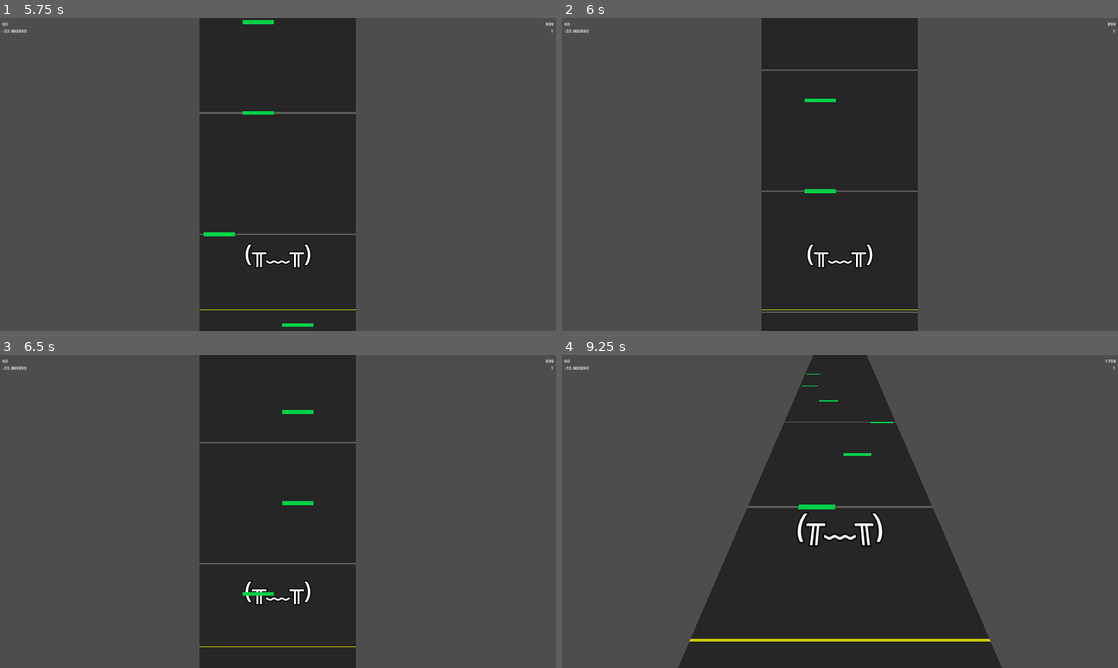
Above: before the commit, frames 1-4 (two rows, left to right).
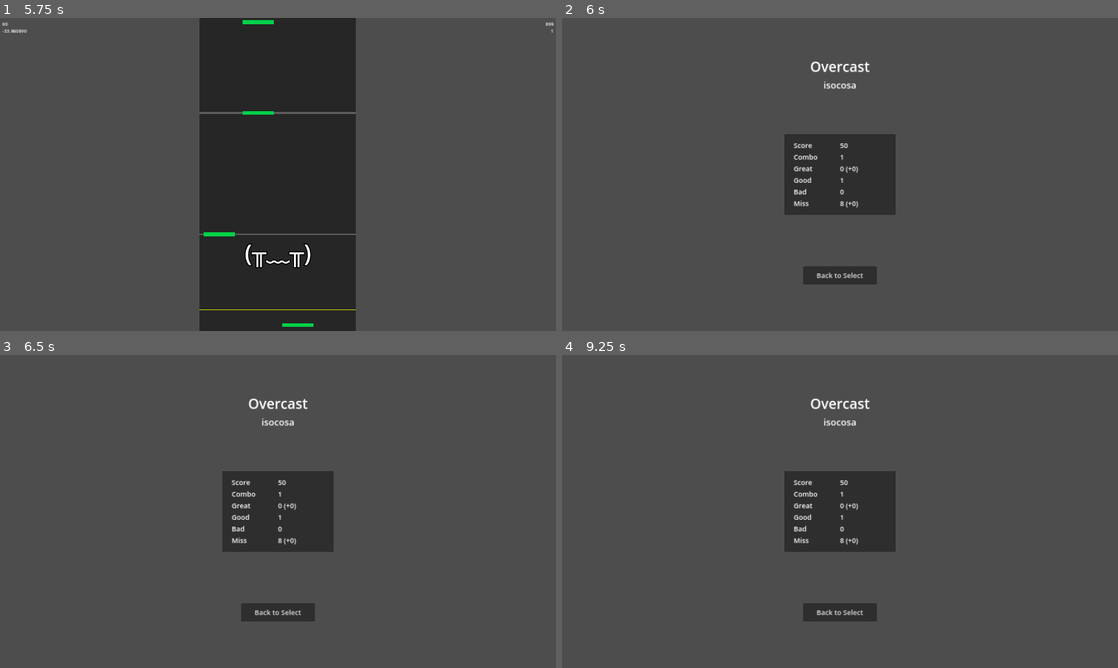
Above: after the commit, the same moments.

Repository: bonjorno7/ExampleRhythmGame
Game: Godot game, scene res://scenes/menu.tscn
The game is run twice, just before and just after one commit, with the same random seed, the same clock (stepped at 60 frames per second) and the same inputs. Sound files missing from this copy of the repository are replaced by a short silence.
Inputs:
- Up to frame 1 (5.75 s): click "Select" at 0.5 s; click "Overcast" at 1.25 s; tap Enter at 2 s; tap D (button_1) at 2.1 s; tap F (button_2) at 2.85 s; tap J (button_3) at 3.6 s; tap K (button_4) at 4.35 s; hold Q (change_camera) from 5.03 s (still down)
- Up to frame 2 (6 s): release Q (change_camera) at 5.78 s; tap D (button_1) at 5.85 s
- Up to frame 3 (6.5 s): no input
- Up to frame 4 (9.25 s): tap one key every 0.75 s from 6.6 s: F (button_2) J (button_3) K (button_4) Q (change_camera)

Frame 1 is identical in both runs. In frame 2, 23% of the frame differs, in the area x 0-100%, y 0-100%; in frame 3, 23%; in frame 4, 29%.

Commit message:
Go to result screen after the song ends
Instead of having to manually hit escape after the song is over, you can now just wait 2 seconds and it'll go to the result screen.

Diff:
--- a/scenes/play.gd
+++ b/scenes/play.gd
@@ -265,6 +265,11 @@
 				button_states[action].released = sync_manager.time_input
 
 
+func _on_music_player_finished() -> void:
+	# Switch to result screen 2 seconds after the song ends.
+	get_tree().create_timer(2.0).timeout.connect(GameState.goto_result)
+
+
 class ButtonState:
 	var pressed: bool = false  # Whether hold notes should treat this button as pressed.
 	var released: float = -INF  # The time at which the button was physically released.
--- a/scenes/play.tscn
+++ b/scenes/play.tscn
@@ -150,3 +150,5 @@
 [node name="JudgeLine" type="MeshInstance3D" parent="."]
 material_override = SubResource("StandardMaterial3D_loenj")
 mesh = SubResource("PlaneMesh_kf3bk")
+
+[connection signal="finished" from="MusicPlayer" to="." method="_on_music_player_finished"]
